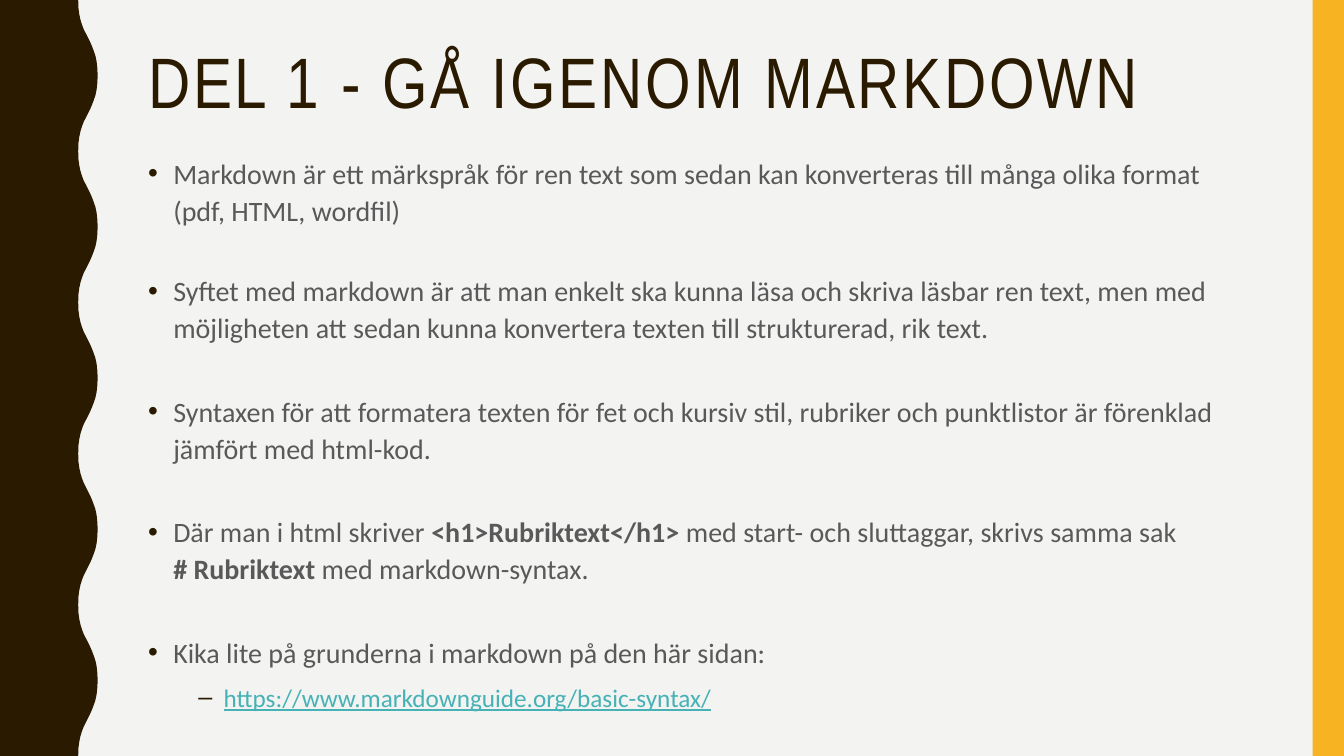
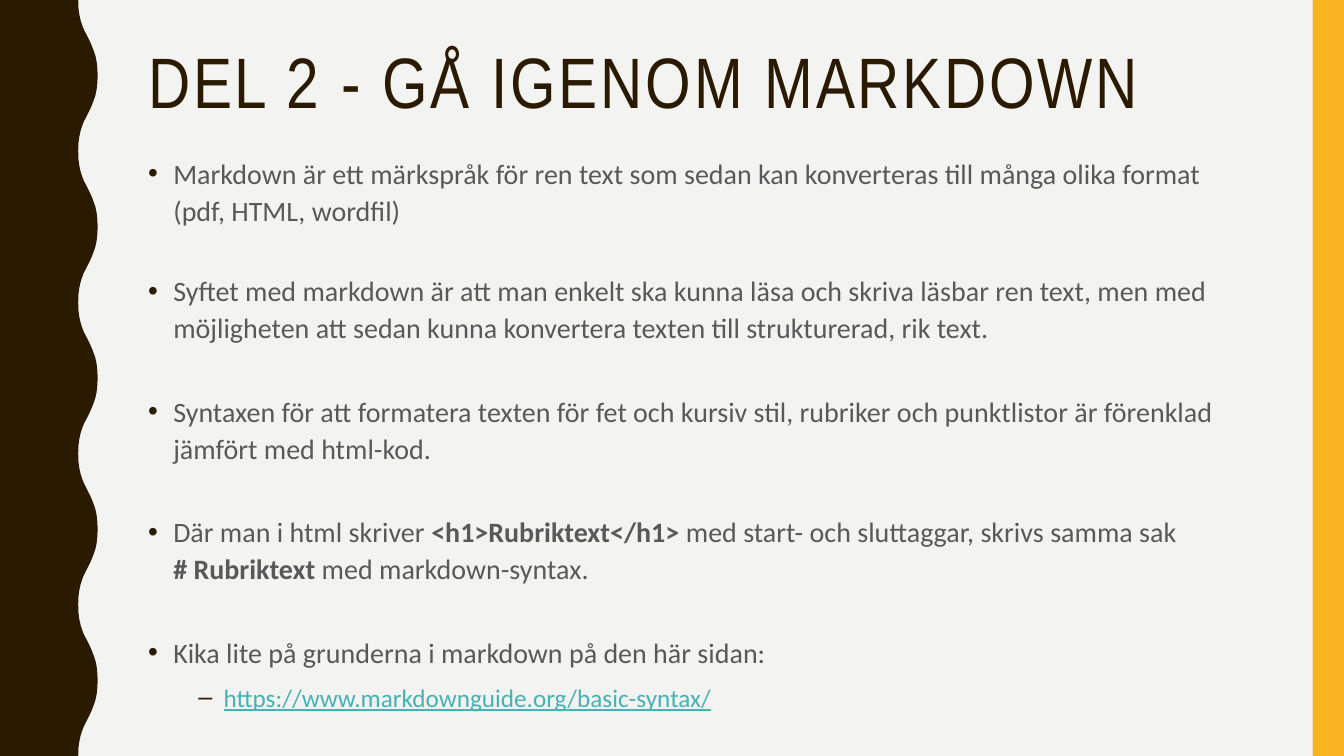
Before and after one commit to abbjetmus/220S-Nuxt, a slide deck: slide 9 of Bygga-Blogg.pptx. Drawn at 1344x756 pixels with LibreOffice and Linux fonts; fonts in the diff are those of the drawing. Boxes give left, top, right and bottom in pixels: in the first picture for what was removed or moved away, otherwise in the second. Text is boxed around its words. In the diff, an @@ line names an element or a change of style, - is before the commit and + after.

```diff
--- a/Bygga-Blogg.pptx
+++ b/Bygga-Blogg.pptx
@@ title at (148,51,1139,109): text changed @@
-DEL 1 - GÅ IGENOM MARKDOWN
+DEL 2 - GÅ IGENOM MARKDOWN
```
Also in this commit, not shown: 4 other slides changed, 1 slide removed, 1 other file.
